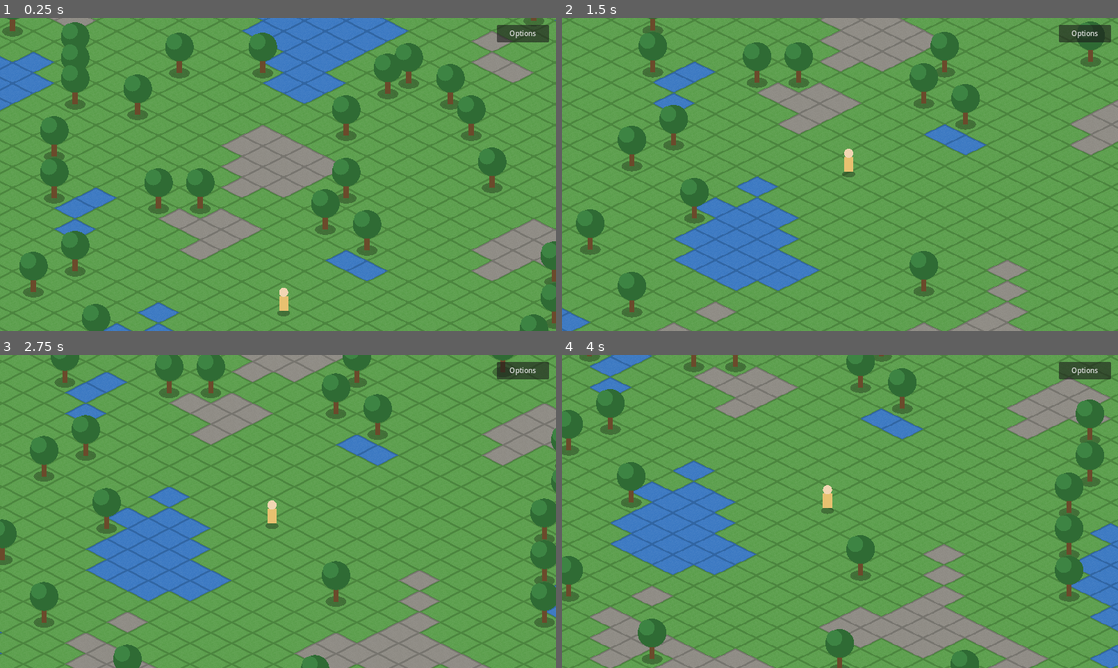
Above: before the commit, frames 1-4 (two rows, left to right).
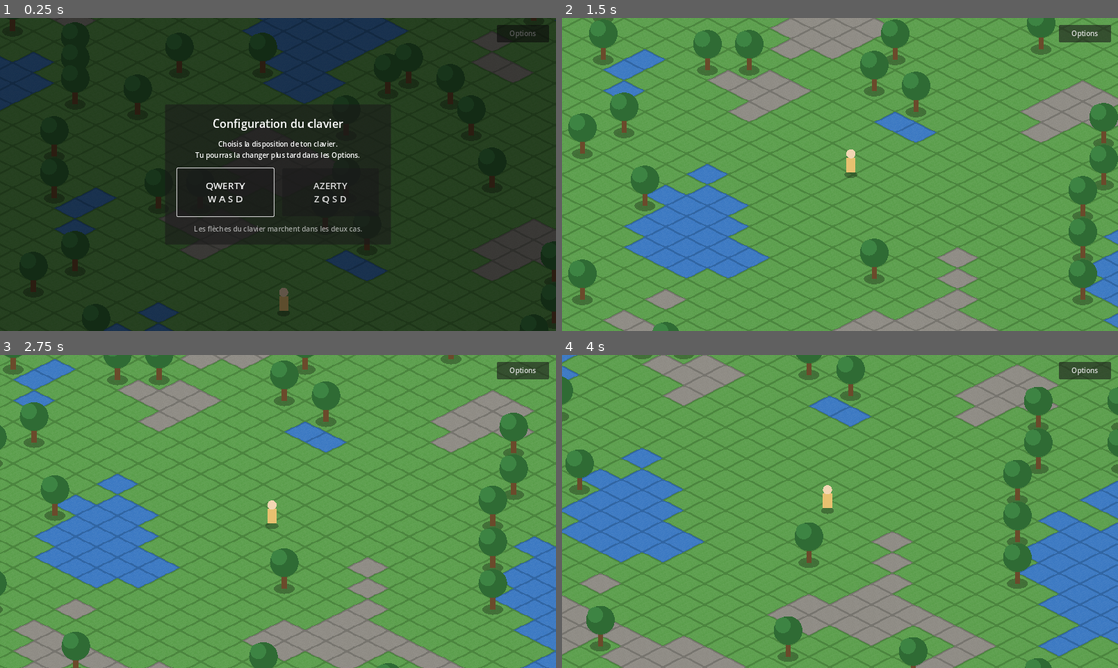
Above: after the commit, the same moments.

Repository: The-Night7/good-game-maybe
Game: Godot game, scene res://scenes/main.tscn
Same seed, same stepped clock (60 frames per second), same inputs: the game is played once before the commit and once after it.
Inputs (mouse positions are in pixels of both pictures, inside the frame that each line leads up to):
- Up to frame 1 (0.25 s): no input
- Up to frame 2 (1.5 s): click (789, 193) at 0.5 s, where only the run after the commit has a clickable "QWERTY W A S D"; move the mouse to (962, 158) at 1.27 s; hold Right (move_right) from 1.28 s (still down); tap Z at 1.35 s; click (962, 158) at 1.42 s
- Up to frame 3 (2.75 s): tap Q at 1.55 s; release Right (move_right) at 2 s; drag from (166, 527) to (250, 574) at 2.02 s
- Up to frame 4 (4 s): move the mouse to (895, 442) at 2.77 s; hold Right (move_right) 2.78-3.5 s; tap Z at 2.85 s; tap Q at 3.05 s; drag from (812, 574) to (673, 464) at 3.52 s

The runs differ from the first frame. In frame 1, 100% of the frame differs, in the area x 0-100%, y 0-100%; in frame 2, 50%; in frame 3, 52%; in frame 4, 53%.

Commit message:
Choix du clavier QWERTY / AZERTY au premier lancement sur PC
- Fenêtre de configuration au premier lancement (PC uniquement),
  avec la disposition supposée d'après la langue du système mise en avant
- Presets de touches : QWERTY (WASD) et AZERTY (ZQSD), flèches toujours actives
- Réglage modifiable ensuite dans Options -> Clavier, sauvegardé
- Tests des presets et de la fenêtre de configuration

Co-Authored-By: Claude Opus 5.5 <noreply@anthropic.com>
Claude-Session: https://claude.ai/code/session_01QtaQrMfeqCfHUpuLtgHhew

Diff:
--- a/project.godot
+++ b/project.godot
@@ -32,26 +32,22 @@
 
 move_left={
 "deadzone": 0.2,
-"events": [Object(InputEventKey,"resource_local_to_scene":fa …(140 unchanged characters)… d":false,"keycode":0,"physical_keycode":65,"key_label":0,"unicode":0,"location":0,"echo":false,"script":null)
-, Object(InputEventKey,"resource_local_to_scene":false,"resource_name":"","device":-1,"window_id":0,"alt_pressed":false,"shift_pressed":false,"ctrl_pressed":false,"meta_pressed":false,"pressed":false,"keycode":0,"physical_keycode":4194319,"key_label":0,"unicode":0,"location":0,"echo":false,"script":null)
+"events": [Object(InputEventKey,"resource_local_to_scene":fa …(140 unchanged characters)… d":false,"keycode":0,"physical_keycode":4194319,"key_label":0,"unicode":0,"location":0,"echo":false,"script":null)
 ]
 }
 move_right={
 "deadzone": 0.2,
-"events": [Object(InputEventKey,"resource_local_to_scene":fa …(140 unchanged characters)… d":false,"keycode":0,"physical_keycode":68,"key_label":0,"unicode":0,"location":0,"echo":false,"script":null)
-, Object(InputEventKey,"resource_local_to_scene":false,"resource_name":"","device":-1,"window_id":0,"alt_pressed":false,"shift_pressed":false,"ctrl_pressed":false,"meta_pressed":false,"pressed":false,"keycode":0,"physical_keycode":4194321,"key_label":0,"unicode":0,"location":0,"echo":false,"script":null)
+"events": [Object(InputEventKey,"resource_local_to_scene":fa …(140 unchanged characters)… d":false,"keycode":0,"physical_keycode":4194321,"key_label":0,"unicode":0,"location":0,"echo":false,"script":null)
 ]
 }
 move_up={
 "deadzone": 0.2,
-"events": [Object(InputEventKey,"resource_local_to_scene":fa …(140 unchanged characters)… d":false,"keycode":0,"physical_keycode":87,"key_label":0,"unicode":0,"location":0,"echo":false,"script":null)
-, Object(InputEventKey,"resource_local_to_scene":false,"resource_name":"","device":-1,"window_id":0,"alt_pressed":false,"shift_pressed":false,"ctrl_pressed":false,"meta_pressed":false,"pressed":false,"keycode":0,"physical_keycode":4194320,"key_label":0,"unicode":0,"location":0,"echo":false,"script":null)
+"events": [Object(InputEventKey,"resource_local_to_scene":fa …(140 unchanged characters)… d":false,"keycode":0,"physical_keycode":4194320,"key_label":0,"unicode":0,"location":0,"echo":false,"script":null)
 ]
 }
 move_down={
 "deadzone": 0.2,
-"events": [Object(InputEventKey,"resource_local_to_scene":fa …(140 unchanged characters)… d":false,"keycode":0,"physical_keycode":83,"key_label":0,"unicode":0,"location":0,"echo":false,"script":null)
-, Object(InputEventKey,"resource_local_to_scene":false,"resource_name":"","device":-1,"window_id":0,"alt_pressed":false,"shift_pressed":false,"ctrl_pressed":false,"meta_pressed":false,"pressed":false,"keycode":0,"physical_keycode":4194322,"key_label":0,"unicode":0,"location":0,"echo":false,"script":null)
+"events": [Object(InputEventKey,"resource_local_to_scene":fa …(140 unchanged characters)… d":false,"keycode":0,"physical_keycode":4194322,"key_label":0,"unicode":0,"location":0,"echo":false,"script":null)
 ]
 }
 
--- a/scenes/hud.tscn
+++ b/scenes/hud.tscn
@@ -1,7 +1,8 @@
-[gd_scene load_steps=3 format=3]
+[gd_scene load_steps=4 format=3]
 
 [ext_resource type="Script" path="res://scripts/ui/hud.gd" id="1_hud"]
 [ext_resource type="Script" path="res://scripts/ui/dpad.gd" id="2_dpad"]
+[ext_resource type="PackedScene" path="res://scenes/keyboard_setup.tscn" id="3_keyboard"]
 
 [node name="HUD" type="CanvasLayer"]
 script = ExtResource("1_hud")
@@ -39,10 +40,10 @@
 anchor_top = 0.5
 anchor_right = 0.5
 anchor_bottom = 0.5
-offset_left = -160.0
-offset_top = -90.0
-offset_right = 160.0
-offset_bottom = 90.0
+offset_left = -180.0
+offset_top = -95.0
+offset_right = 180.0
+offset_bottom = 95.0
 grow_horizontal = 2
 grow_vertical = 2
 
@@ -67,7 +68,26 @@
 layout_mode = 2
 text = "D-pad tactile"
 
+[node name="KeyboardRow" type="HBoxContainer" parent="OptionsPanel/Margin/VBox"]
+unique_name_in_owner = true
+layout_mode = 2
+
+[node name="Label" type="Label" parent="OptionsPanel/Margin/VBox/KeyboardRow"]
+layout_mode = 2
+size_flags_horizontal = 3
+text = "Clavier"
+
+[node name="KeyboardSelect" type="OptionButton" parent="OptionsPanel/Margin/VBox/KeyboardRow"]
+unique_name_in_owner = true
+layout_mode = 2
+item_count = 2
+popup/item_0/text = "QWERTY (WASD)"
+popup/item_1/text = "AZERTY (ZQSD)"
+popup/item_1/id = 1
+
 [node name="CloseButton" type="Button" parent="OptionsPanel/Margin/VBox"]
 unique_name_in_owner = true
 layout_mode = 2
 text = "Fermer"
+
+[node name="KeyboardSetup" parent="." instance=ExtResource("3_keyboard")]
--- /dev/null
+++ b/scenes/keyboard_setup.tscn
@@ -0,0 +1,88 @@
+[gd_scene load_steps=2 format=3]
+
+[ext_resource type="Script" path="res://scripts/ui/keyboard_setup.gd" id="1_setup"]
+
+[node name="KeyboardSetup" type="Control"]
+visible = false
+layout_mode = 3
+anchors_preset = 15
+anchor_right = 1.0
+anchor_bottom = 1.0
+grow_horizontal = 2
+grow_vertical = 2
+script = ExtResource("1_setup")
+
+[node name="Dim" type="ColorRect" parent="."]
+layout_mode = 1
+anchors_preset = 15
+anchor_right = 1.0
+anchor_bottom = 1.0
+grow_horizontal = 2
+grow_vertical = 2
+color = Color(0, 0, 0, 0.6)
+
+[node name="Panel" type="PanelContainer" parent="."]
+layout_mode = 1
+anchors_preset = 8
+anchor_left = 0.5
+anchor_top = 0.5
+anchor_right = 0.5
+anchor_bottom = 0.5
+offset_left = -260.0
+offset_top = -150.0
+offset_right = 260.0
+offset_bottom = 150.0
+grow_horizontal = 2
+grow_vertical = 2
+
+[node name="Margin" type="MarginContainer" parent="Panel"]
+layout_mode = 2
+theme_override_constants/margin_left = 28
+theme_override_constants/margin_top = 24
+theme_override_constants/margin_right = 28
+theme_override_constants/margin_bottom = 24
+
+[node name="VBox" type="VBoxContainer" parent="Panel/Margin"]
+layout_mode = 2
+theme_override_constants/separation = 18
+
+[node name="Title" type="Label" parent="Panel/Margin/VBox"]
+layout_mode = 2
+theme_override_font_sizes/font_size = 26
+text = "Configuration du clavier"
+horizontal_alignment = 1
+
+[node name="Hint" type="Label" parent="Panel/Margin/VBox"]
+layout_mode = 2
+text = "Choisis la disposition de ton clavier.
+Tu pourras la changer plus tard dans les Options."
+horizontal_alignment = 1
+
+[node name="Choices" type="HBoxContainer" parent="Panel/Margin/VBox"]
+layout_mode = 2
+size_flags_vertical = 3
+theme_override_constants/separation = 20
+
+[node name="QwertyButton" type="Button" parent="Panel/Margin/VBox/Choices"]
+unique_name_in_owner = true
+custom_minimum_size = Vector2(0, 110)
+layout_mode = 2
+size_flags_horizontal = 3
+theme_override_font_sizes/font_size = 22
+text = "QWERTY
+W A S D"
+
+[node name="AzertyButton" type="Button" parent="Panel/Margin/VBox/Choices"]
+unique_name_in_owner = true
+custom_minimum_size = Vector2(0, 110)
+layout_mode = 2
+size_flags_horizontal = 3
+theme_override_font_sizes/font_size = 22
+text = "AZERTY
+Z Q S D"
+
+[node name="Arrows" type="Label" parent="Panel/Margin/VBox"]
+layout_mode = 2
+theme_override_colors/font_color = Color(1, 1, 1, 0.6)
+text = "Les flèches du clavier marchent dans les deux cas."
+horizontal_alignment = 1
--- a/scripts/autoload/settings.gd
+++ b/scripts/autoload/settings.gd
@@ -5,8 +5,22 @@
 
 const PATH := "user://settings.cfg"
 
+const LAYOUT_QWERTY := "qwerty"
+const LAYOUT_AZERTY := "azerty"
+## Touches de déplacement de chaque disposition (les flèches marchent toujours).
+const KEY_PRESETS := {
+	LAYOUT_QWERTY: {"move_up": KEY_W, "move_left": KEY_A, "move_down": KEY_S, "move_right": KEY_D},
+	LAYOUT_AZERTY: {"move_up": KEY_Z, "move_left": KEY_Q, "move_down": KEY_S, "move_right": KEY_D},
+}
+
 ## D-pad virtuel à l'écran. Activé par défaut sur les appareils tactiles.
 var dpad_enabled := false
+## Disposition clavier choisie, vide tant que le joueur n'a pas choisi.
+var keyboard_layout := ""
+## Désactivé par les tests pour ne pas écraser les préférences réelles.
+var save_enabled := true
+
+var _preset_events: Array[Dictionary] = []
 
 
 func _ready() -> void:
@@ -14,6 +28,22 @@
 	var cfg := ConfigFile.new()
 	if cfg.load(PATH) == OK:
 		dpad_enabled = cfg.get_value("controls", "dpad_enabled", dpad_enabled)
+		keyboard_layout = cfg.get_value("controls", "keyboard_layout", keyboard_layout)
+	if keyboard_layout not in KEY_PRESETS:
+		keyboard_layout = ""
+	_apply_keyboard_layout()
+
+
+## Vrai au premier lancement sur PC : il faut proposer le choix du clavier.
+func needs_keyboard_setup() -> bool:
+	return keyboard_layout.is_empty() and not OS.has_feature("mobile")
+
+
+## Disposition en vigueur : le choix du joueur, sinon une supposition d'après la langue.
+func effective_keyboard_layout() -> String:
+	if not keyboard_layout.is_empty():
+		return keyboard_layout
+	return LAYOUT_AZERTY if OS.get_locale_language() == "fr" else LAYOUT_QWERTY
 
 
 func set_dpad_enabled(value: bool) -> void:
@@ -24,7 +54,33 @@
 	changed.emit()
 
 
+func set_keyboard_layout(layout: String) -> void:
+	assert(layout in KEY_PRESETS, "Disposition inconnue : %s" % layout)
+	if layout == keyboard_layout:
+		return
+	keyboard_layout = layout
+	_apply_keyboard_layout()
+	_save()
+	changed.emit()
+
+
+func _apply_keyboard_layout() -> void:
+	for entry in _preset_events:
+		InputMap.action_erase_event(entry.action, entry.event)
+	_preset_events.clear()
+
+	var keys: Dictionary = KEY_PRESETS[effective_keyboard_layout()]
+	for action: String in keys:
+		var event := InputEventKey.new()
+		event.keycode = keys[action]
+		InputMap.action_add_event(action, event)
+		_preset_events.append({"action": action, "event": event})
+
+
 func _save() -> void:
+	if not save_enabled:
+		return
 	var cfg := ConfigFile.new()
 	cfg.set_value("controls", "dpad_enabled", dpad_enabled)
+	cfg.set_value("controls", "keyboard_layout", keyboard_layout)
 	cfg.save(PATH)
--- a/scripts/ui/hud.gd
+++ b/scripts/ui/hud.gd
@@ -1,19 +1,30 @@
 extends CanvasLayer
-## Interface en jeu : D-pad tactile et menu d'options.
+## Interface en jeu : D-pad tactile, menu d'options et choix du clavier.
+
+var _layouts: Array[String] = [Settings.LAYOUT_QWERTY, Settings.LAYOUT_AZERTY]
 
 @onready var _dpad: DPad = $DPad
 @onready var _options_panel: PanelContainer = $OptionsPanel
 @onready var _dpad_toggle: CheckButton = %DPadToggle
+@onready var _keyboard_row: Control = %KeyboardRow
+@onready var _keyboard_select: OptionButton = %KeyboardSelect
+@onready var _keyboard_setup: Control = $KeyboardSetup
 
 
 func _ready() -> void:
-	_dpad_toggle.button_pressed = Settings.dpad_enabled
 	_dpad_toggle.toggled.connect(Settings.set_dpad_enabled)
+	_keyboard_select.item_selected.connect(func(index: int) -> void: Settings.set_keyboard_layout(_layouts[index]))
+	_keyboard_row.visible = not OS.has_feature("mobile")
 	$OptionsButton.pressed.connect(func() -> void: _options_panel.visible = not _options_panel.visible)
 	%CloseButton.pressed.connect(_options_panel.hide)
 	Settings.changed.connect(_apply_settings)
 	_apply_settings()
 
+	if Settings.needs_keyboard_setup():
+		_keyboard_setup.open()
+
 
 func _apply_settings() -> void:
 	_dpad.visible = Settings.dpad_enabled
+	_dpad_toggle.set_pressed_no_signal(Settings.dpad_enabled)
+	_keyboard_select.select(_layouts.find(Settings.effective_keyboard_layout()))
--- /dev/null
+++ b/scripts/ui/keyboard_setup.gd
@@ -0,0 +1,21 @@
+extends Control
+## Choix de la disposition clavier, proposé au premier lancement sur PC.
+
+
+func _ready() -> void:
+	%QwertyButton.pressed.connect(_choose.bind(Settings.LAYOUT_QWERTY))
+	%AzertyButton.pressed.connect(_choose.bind(Settings.LAYOUT_AZERTY))
+
+
+## Affiche la fenêtre en mettant en avant la disposition supposée.
+func open() -> void:
+	show()
+	if Settings.effective_keyboard_layout() == Settings.LAYOUT_AZERTY:
+		%AzertyButton.grab_focus()
+	else:
+		%QwertyButton.grab_focus()
+
+
+func _choose(layout: String) -> void:
+	Settings.set_keyboard_layout(layout)
+	hide()
--- a/tests/run_tests.gd
+++ b/tests/run_tests.gd
@@ -6,9 +6,16 @@
 
 func _initialize() -> void:
 	await process_frame
+	var settings: Node = root.get_node("Settings")
+	settings.save_enabled = false
+	# Simule un premier lancement : aucune disposition clavier choisie.
+	settings.keyboard_layout = ""
 	var main: Node = load("res://scenes/main.tscn").instantiate()
 	root.add_child(main)
 	await process_frame
+
+	_test_keyboard_setup(main)
+	_test_keyboard_presets()
 
 	await _test_dpad_directions(main)
 	await _test_dpad_drives_player(main)
@@ -79,3 +86,33 @@
 	_check(dpad.visible, "option D-pad activée -> visible")
 	settings.set_dpad_enabled(false)
 	_check(not dpad.visible, "option D-pad désactivée -> masqué")
+
+
+func _test_keyboard_setup(main: Node) -> void:
+	var settings: Node = root.get_node("Settings")
+	var setup: Control = main.get_node("HUD/KeyboardSetup")
+	_check(setup.visible, "premier lancement PC -> choix du clavier affiché")
+	setup.get_node("%AzertyButton").pressed.emit()
+	_check(not setup.visible, "choisir une disposition ferme la fenêtre")
+	_check(settings.keyboard_layout == "azerty", "le choix AZERTY est retenu")
+	_check(not settings.needs_keyboard_setup(), "plus de choix à faire ensuite")
+
+
+func _test_keyboard_presets() -> void:
+	var settings: Node = root.get_node("Settings")
+	settings.set_keyboard_layout("azerty")
+	_check(_key_triggers(KEY_Z, "move_up"), "AZERTY : Z avance")
+	_check(_key_triggers(KEY_Q, "move_left"), "AZERTY : Q va à gauche")
+	_check(not _key_triggers(KEY_W, "move_up"), "AZERTY : W ne fait rien")
+	settings.set_keyboard_layout("qwerty")
+	_check(_key_triggers(KEY_W, "move_up"), "QWERTY : W avance")
+	_check(_key_triggers(KEY_A, "move_left"), "QWERTY : A va à gauche")
+	_check(not _key_triggers(KEY_Z, "move_up"), "QWERTY : Z ne fait rien")
+	_check(not _key_triggers(KEY_Q, "move_left"), "QWERTY : Q ne fait rien")
+
+
+func _key_triggers(keycode: Key, action: String) -> bool:
+	var event := InputEventKey.new()
+	event.keycode = keycode
+	event.pressed = true
+	return InputMap.event_is_action(event, action)
Not shown, changed: DESIGN.md
Not shown, changed: README.md
